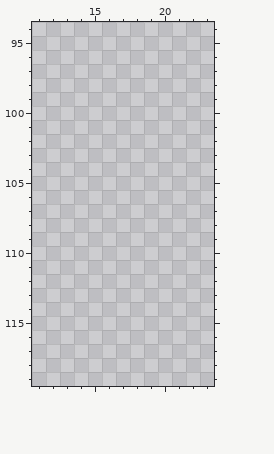
A pixel-art file gets an edit: ShardsOfAtheriaSprites.aseprite. The picture above is the old version.
500x500 pixels, 1 frame. Colours within 5 levels of each other are drawn and written as one. Shown: x 11..23, y 94..119. The commit also changed other parts of the picture, which this record leaves out.
New version:
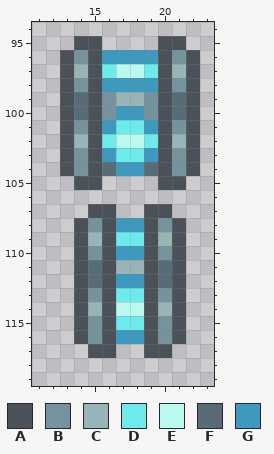
Palette (. is transparent): A #4b5158  B #75939c  C #99b4b7  D #6deaec  E #bbf9ee  F #586c77  G #3d99be
Diff:
y 95: x 14..15 .. -> AA; x 20..21 .. -> AA
y 96: x 13..22 .......... -> ABAGGGGABA
y 97: x 13..22 .......... -> ACADEEDACA
y 98: x 13..22 .......... -> ABAGGGGABA
y 99: x 13..22 .......... -> AFABCCBAFA
y 100: x 13..22 .......... -> AFABGGBAFA
y 101: x 13..22 .......... -> ABAGDDGABA
y 102: x 13..22 .......... -> ACADEEDACA
y 103: x 13..22 .......... -> ABAGDDGABA
y 104: x 13..22 .......... -> ABAFGGFABA
y 105: x 14..15 .. -> AA; x 20..21 .. -> AA
y 107: x 15..16 .. -> AA; x 19..20 .. -> AA
y 108: x 14..21 ........ -> ABAGGABA
y 109: x 14..21 ........ -> ACADDACA
y 110: x 14..21 ........ -> ABAGGABA
y 111: x 14..21 ........ -> AFACCAFA
y 112: x 14..21 ........ -> AFAGGAFA
y 113: x 14..21 ........ -> ABADDABA
y 114: x 14..21 ........ -> ACAEEACA
y 115: x 14..21 ........ -> ABADDABA
y 116: x 14..21 ........ -> ABAGGABA
y 117: x 15..16 .. -> AA; x 19..20 .. -> AA
